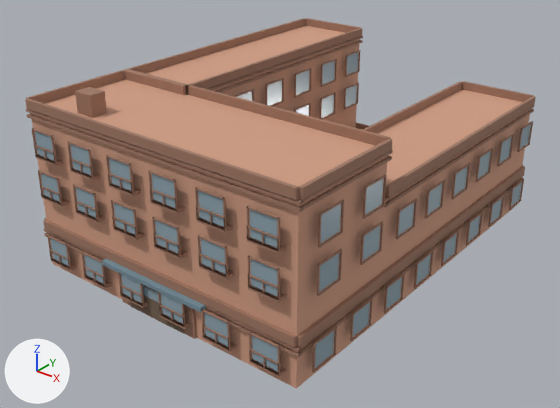
The glTF model public/buildings/residential_3x4_court.glb as it was, and as the next commit left it.
One viewpoint serves both versions: a camera (50 mm lens) standing at (43.8, -28.1, 28.8) and looking at (11.0, 12.9, 3.3). The axes (+X, +Y, +Z) are drawn at lower left. The lights are the same throughout. The older version comes first. Vertices at exactly the same position are counted once.

Objects in the first picture: 'residential_3x4_court_0'.
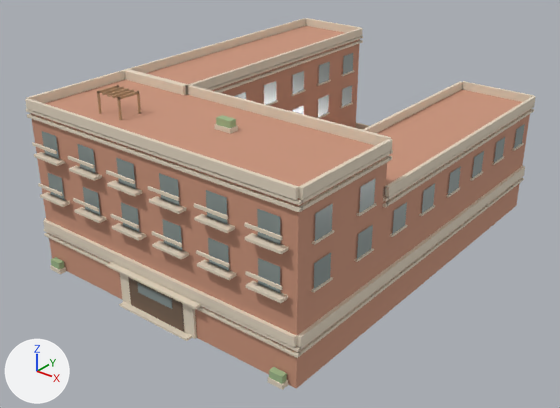
Changed parts and their boxes [x1, y1, x2, y2] in the pictures (560 x 408 px):
'residential_3x4_court_0', recoloured, reshaped (lighter)
    before: [25, 18, 536, 389]
    after: [25, 18, 536, 390]
part 1 of me_residential_3x4_court_0, added
    after: [40, 192, 70, 207]
part 2 of me_residential_3x4_court_0, added
    after: [38, 183, 63, 196]
part 3 of me_residential_3x4_court_0, added
    after: [74, 207, 107, 223]
part 4 of me_residential_3x4_court_0, added
    after: [73, 198, 99, 212]
part 5 of me_residential_3x4_court_0, added
    after: [112, 223, 146, 241]
part 6 of me_residential_3x4_court_0, added
    after: [110, 214, 139, 229]
part 7 of me_residential_3x4_court_0, added
    after: [152, 241, 189, 259]
part 8 of me_residential_3x4_court_0, added
    after: [151, 231, 182, 247]
part 9 of me_residential_3x4_court_0, added
    after: [197, 260, 236, 280]
part 10 of me_residential_3x4_court_0, added
    after: [196, 250, 230, 268]
part 11 of me_residential_3x4_court_0, added
    after: [246, 281, 288, 303]
part 12 of me_residential_3x4_court_0, added
    after: [245, 271, 282, 290]
part 13 of me_residential_3x4_court_0, added
    after: [311, 277, 333, 293]
part 14 of me_residential_3x4_court_0, added
    after: [355, 248, 374, 262]
part 15 of me_residential_3x4_court_0, deleted
    before: [32, 50, 533, 377]
part 16 of me_residential_3x4_court_0, added
    after: [32, 53, 525, 293]
part 17 of me_residential_3x4_court_0, added
    after: [50, 257, 66, 274]
part 18 of me_residential_3x4_court_0, added
    after: [267, 367, 288, 390]
part 19 of me_residential_3x4_court_0, added
    after: [119, 301, 192, 341]

Patch to the scene script:
```diff
--- a/public/buildings/residential_3x4_court.glb.py
+++ b/public/buildings/residential_3x4_court.glb.py
@@ mat_residential_3x4_court_trim @@
 mat_residential_3x4_court_trim = principled_material('residential_3x4_court_trim')
-mat_residential_3x4_court_trim.base_color = (0.352, 0.187, 0.127)  # brown #a07864
+mat_residential_3x4_court_trim.base_color = (0.79, 0.69, 0.55)  # pale yellow #e6d8c4
 mat_residential_3x4_court_trim.roughness = 0.85
@@ me_residential_3x4_court_0 @@
-me_residential_3x4_court_0.from_pydata(...)  # 5318 vertices, 8076 faces; spans x -0.6..23.1, y -0.6..31.1, z 0.0..13.5
+me_residential_3x4_court_0.from_pydata(...)  # 1630 vertices, 2260 faces; spans x -0.2..22.8, y -0.6..30.8, z 0.0..13.5
+# me_residential_3x4_court_0 part 1: a new loose piece, a box spanning x 0.62..3.12, y -0.62..0.02, z 5.82..6.0, in mat_residential_3x4_court_trim (pale yellow #e6d8c4)
+# me_residential_3x4_court_0 part 2: a new loose piece, a box spanning x 0.62..3.12, y -0.62..-0.51, z 6.65..6.85, in mat_residential_3x4_court_trim (pale yellow #e6d8c4)
+# me_residential_3x4_court_0 part 3: a new loose piece, a box spanning x 4.38..6.88, y -0.62..0.02, z 5.82..6.0, in mat_residential_3x4_court_trim (pale yellow #e6d8c4)
+# me_residential_3x4_court_0 part 4: a new loose piece, a box spanning x 4.38..6.88, y -0.62..-0.51, z 6.65..6.85, in mat_residential_3x4_court_trim (pale yellow #e6d8c4)
+# me_residential_3x4_court_0 part 5: a new loose piece, a box spanning x 8.12..10.62, y -0.62..0.02, z 5.82..6.0, in mat_residential_3x4_court_trim (pale yellow #e6d8c4)
+# me_residential_3x4_court_0 part 6: a new loose piece, a box spanning x 8.12..10.62, y -0.62..-0.51, z 6.65..6.85, in mat_residential_3x4_court_trim (pale yellow #e6d8c4)
+# me_residential_3x4_court_0 part 7: a new loose piece, a box spanning x 11.88..14.38, y -0.62..0.02, z 5.82..6.0, in mat_residential_3x4_court_trim (pale yellow #e6d8c4)
+# me_residential_3x4_court_0 part 8: a new loose piece, a box spanning x 11.88..14.38, y -0.62..-0.51, z 6.65..6.85, in mat_residential_3x4_court_trim (pale yellow #e6d8c4)
+# me_residential_3x4_court_0 part 9: a new loose piece, a box spanning x 15.62..18.12, y -0.62..0.02, z 5.82..6.0, in mat_residential_3x4_court_trim (pale yellow #e6d8c4)
+# me_residential_3x4_court_0 part 10: a new loose piece, a box spanning x 15.62..18.12, y -0.62..-0.51, z 6.65..6.85, in mat_residential_3x4_court_trim (pale yellow #e6d8c4)
+# me_residential_3x4_court_0 part 11: a new loose piece, a box spanning x 19.38..21.88, y -0.62..0.02, z 5.82..6.0, in mat_residential_3x4_court_trim (pale yellow #e6d8c4)
+# me_residential_3x4_court_0 part 12: a new loose piece, a box spanning x 19.38..21.88, y -0.62..-0.51, z 6.65..6.85, in mat_residential_3x4_court_trim (pale yellow #e6d8c4)
+# me_residential_3x4_court_0 part 13: a new loose piece, a box spanning x 22.32..22.68, y 1.24..3.04, z 5.88..6.0, in mat_residential_3x4_court_trim (pale yellow #e6d8c4)
+# me_residential_3x4_court_0 part 14: a new loose piece, a box spanning x 22.32..22.68, y 5.51..7.3, z 5.88..6.0, in mat_residential_3x4_court_trim (pale yellow #e6d8c4)
+# me_residential_3x4_court_0 part 15: 616 loose pieces with 4928 vertices, spanning x -0.6..23.1, y -0.6..31.1, z 0.8..13.5, are deleted
+# me_residential_3x4_court_0 part 16: 960 vertices added at x -0.2..22.7, y -0.6..30.7, z 5.8..13.5
+# me_residential_3x4_court_0 part 17: 16 vertices added at x 0.6..1.6, y -0.6..-0.1, z 0.0..0.9
+# me_residential_3x4_court_0 part 18: 16 vertices added at x 20.9..22.0, y -0.6..-0.1, z 0.0..0.9
+# me_residential_3x4_court_0 part 19: 8 vertices added at x 8.1..14.4, y -0.6..-0.2, z 0.0..0.2
+# other edits to the shape of me_residential_3x4_court_0 do not show in these pictures
 me_residential_3x4_court_0.materials.append(mat_residential_3x4_court_wall)
@@ me_residential_3x4_court_0 @@
 me_residential_3x4_court_0.materials.append(mat_residential_3x4_court_awning)
+me_residential_3x4_court_0.materials.append(mat_residential_3x4_court_sign)  # brown #b5936f
```
